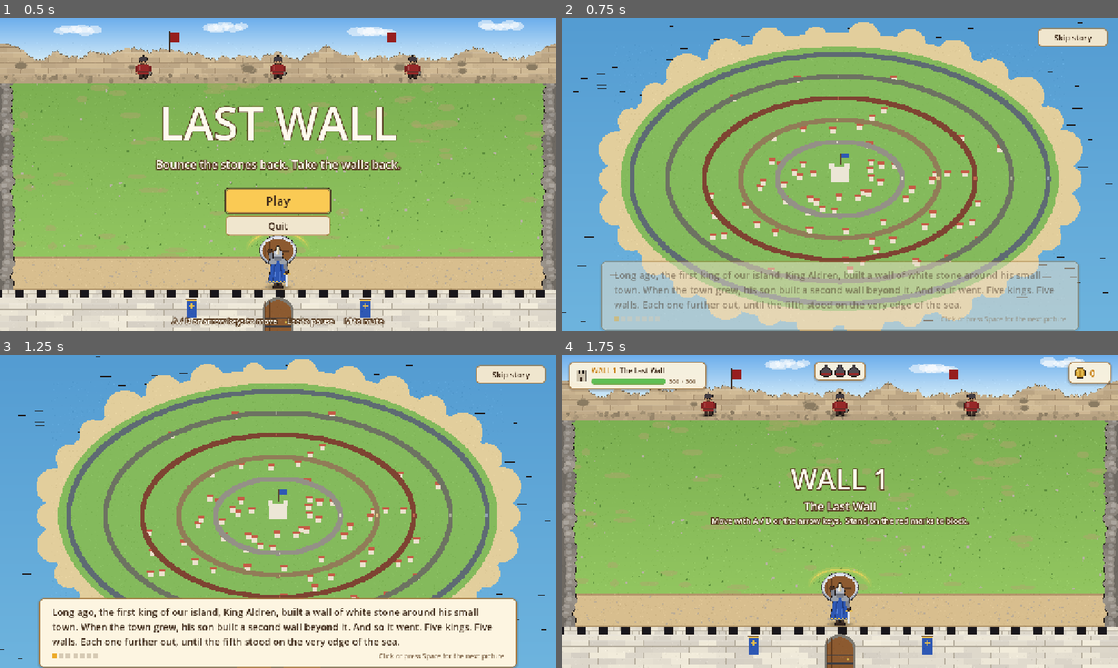
Above: before the commit, frames 1-4 (two rows, left to right).
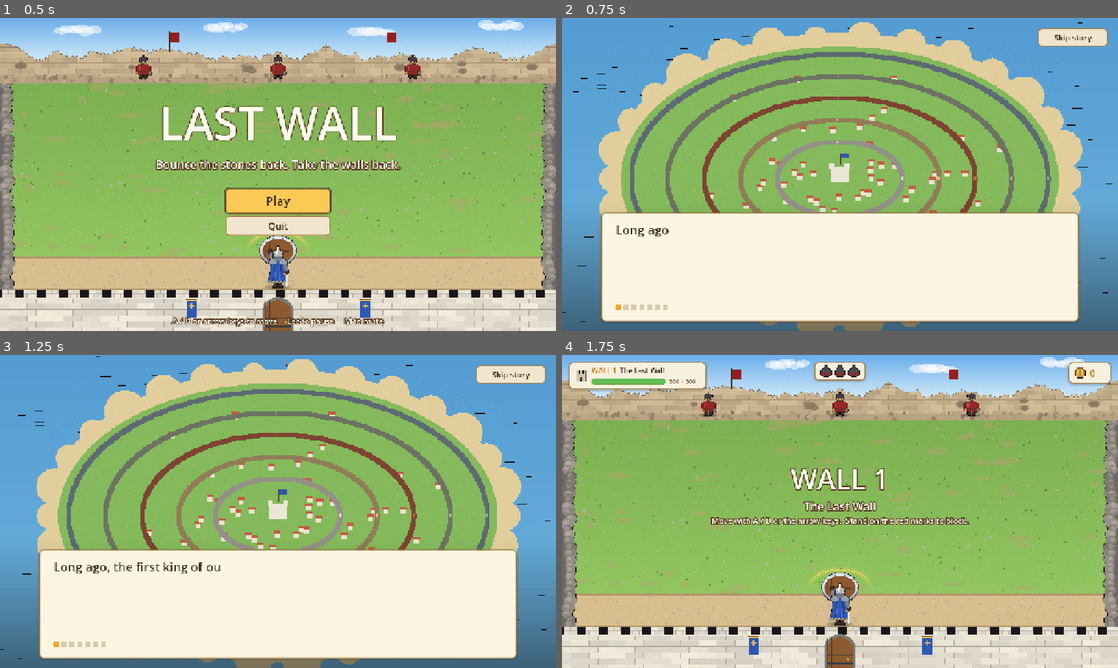
Above: after the commit, the same moments.

Repository: Belayet2/Last-Wall
Game: Godot game, scene res://scenes/main.tscn
The game is run twice, just before and just after one commit, with the same random seed, the same clock (stepped at 60 frames per second) and the same inputs.
Inputs:
- Up to frame 1 (0.5 s): no input
- Up to frame 2 (0.75 s): click "Play" at 0.5 s
- Up to frame 3 (1.25 s): no input
- Up to frame 4 (1.75 s): click "Skip story" at 1.25 s

Frame 1 is identical in both runs. In frame 2, 37% of the frame differs, in the area x 0-100%, y 62-100%; in frame 3, 23%; in frame 4, nothing differs.

Commit message:
Story is text-only: big readable narrator text that waits for a click; remove voice; art guide for making your own assets
Co-Authored-By: Claude Opus 5.5 <noreply@anthropic.com>

Diff:
--- a/last_wall_v1/scripts/audio.gd
+++ b/last_wall_v1/scripts/audio.gd
@@ -1,9 +1,6 @@
 extends Node
-## Plays sound effects and the narrator's voice. Lives under the GameState autoload,
-## so a voice line keeps playing between scenes. Use: GameState.audio.play("bounce")
-## Press M to mute / unmute everything. (There is no background music.)
-
-signal voice_finished
+## Plays sound effects. Lives under the GameState autoload. Use: GameState.audio.play("bounce")
+## Press M to mute / unmute everything. (No music and no voice.)
 
 const AudioData = preload("res://scripts/data/audio_data.gd")
 
@@ -11,7 +8,6 @@
 var _last_played := {}       # name -> time (seconds)
 var _players: Array[AudioStreamPlayer] = []
 var _next_player := 0
-var _voice: AudioStreamPlayer
 
 
 func _ready() -> void:
@@ -22,14 +18,10 @@
 			_streams[sound_name] = stream
 		else:
 			push_warning("Missing sound: " + sound_name)
-	for i in range(AudioData.VOICES):
+	for i in range(AudioData.CHANNELS):
 		var p := AudioStreamPlayer.new()
 		add_child(p)
 		_players.append(p)
-	_voice = AudioStreamPlayer.new()
-	_voice.volume_db = AudioData.VOICE_VOLUME_DB
-	_voice.finished.connect(func() -> void: voice_finished.emit())
-	add_child(_voice)
 
 
 func play(sound_name: String) -> void:
@@ -45,26 +37,6 @@
 	p.volume_db = AudioData.SFX_VOLUME_DB + float(AudioData.SOUNDS[sound_name])
 	p.pitch_scale = 1.0 + randf_range(-AudioData.PITCH_JITTER, AudioData.PITCH_JITTER)
 	p.play()
-
-
-## Plays a narrator line from assets/audio/voice/ (e.g. "narration_01").
-## Returns false if that recording does not exist yet (the game then just shows the text).
-func play_voice(line_name: String) -> bool:
-	stop_voice()
-	var stream := _find(AudioData.VOICE_FOLDER, line_name)
-	if stream == null:
-		return false
-	_voice.stream = stream
-	_voice.play()
-	return true
-
-
-func stop_voice() -> void:
-	_voice.stop()
-
-
-func is_voice_playing() -> bool:
-	return _voice.playing
 
 
 ## Quit the game cleanly: stop every sound first, then close a moment later
@@ -88,8 +60,6 @@
 	for p in _players:
 		p.stop()
 		p.stream = null
-	_voice.stop()
-	_voice.stream = null
 	_streams.clear()
 
 
--- a/last_wall_v1/scripts/data/audio_data.gd
+++ b/last_wall_v1/scripts/data/audio_data.gd
@@ -1,17 +1,15 @@
-## Sounds and the narrator's voice. Tune freely.
-## Files live in assets/audio/ (voice lines in assets/audio/voice/). For each name the game
+## Sound effects. Tune freely. (No music, no voice.)
+## Files live in assets/audio/. For each name the game
 ## loads "<name>.ogg" if it exists, otherwise "<name>.wav" (or .mp3).
 ## To replace a sound, drop in an .ogg (or .wav) with the same name.
 
 const FOLDER := "res://assets/audio/"
-const VOICE_FOLDER := "res://assets/audio/voice/"
 const EXTENSIONS := [".ogg", ".wav", ".mp3"]
 
 const SFX_VOLUME_DB := -4.0
-const VOICE_VOLUME_DB := 0.0
 const PITCH_JITTER := 0.06          # each sound plays at a slightly random pitch (+/- 6%)
 const SAME_SOUND_GAP := 0.04        # the same sound will not restart faster than this (seconds)
-const VOICES := 12                  # how many sounds can play at once
+const CHANNELS := 12                 # how many sounds can play at once
 
 ## name -> extra volume in dB (0 = normal, negative = quieter)
 const SOUNDS := {
--- a/last_wall_v1/scripts/data/story_data.gd
+++ b/last_wall_v1/scripts/data/story_data.gd
@@ -1,49 +1,38 @@
-## The narrated story. Edit freely.
-## Each slide = one picture + one line of narration.
-## "voice" = the recording in assets/audio/voice/ (e.g. narration_01.ogg). If it doesn't exist yet,
-## the text stays on screen for a time based on its length instead.
-## The full recording script is in assets/audio/voice/NARRATION_SCRIPT.md.
+## The story, told by a narrator in text (no voice). Edit freely.
+## Each slide = one picture + its text. The text types out, then waits for a click / Space.
 
-const PAUSE_AFTER_VOICE := 0.8      # seconds of silence after a line before the next picture
-const SECONDS_PER_WORD := 0.36      # reading time when there is no recording yet
-const MIN_SLIDE_TIME := 4.0
-const FADE_TIME := 0.8              # crossfade between pictures
-const ZOOM := 1.06                  # pictures slowly zoom in to this size while shown
+const TYPE_CHARS_PER_SECOND := 45.0  # how fast the text types out (click to show it all at once)
+const TEXT_SIZE := 28                # story text size
+const FADE_TIME := 0.8               # crossfade between pictures
+const ZOOM := 1.06                   # pictures slowly zoom in to this size while shown
 
 const SLIDES := [
 	{
 		"image": "story_map",
-		"voice": "narration_01",
 		"text": "Long ago, the first king of our island, King Aldren, built a wall of white stone around his small town. When the town grew, his son built a second wall beyond it. And so it went. Five kings. Five walls. Each one further out, until the fifth stood on the very edge of the sea.",
 	},
 	{
 		"image": "story_kings",
-		"voice": "narration_02",
 		"text": "Aldren. Berin. Corwin. Doran. Edmund. For two hundred years their walls kept us safe. But the people loved t …(188 unchanged characters)…
 	},
 	{
 		"image": "story_field",
-		"voice": "narration_03",
 		"text": "Then the raiders came from across the sea. We fought them on every wall... and we won. But victory has a price. Most of our soldiers never came home.",
 	},
 	{
 		"image": "story_ships",
-		"voice": "narration_04",
 		"text": "We had only just buried our brave ones when the watchmen saw sails on the horizon. More ships than before. Many more. And this time, there was no army left to stop them.",
 	},
 	{
 		"image": "story_map_fallen",
-		"voice": "narration_05",
 		"text": "The Sea Wall fell first. Then Doran's wall, then Corwin's, then Berin's. Within a week, only one wall still stood. The Last Wall.",
 	},
 	{
 		"image": "story_king_calls",
-		"voice": "narration_06",
 		"text": "The old king did not call for a general. He did not call for an army. There was none left. He called for one soldier, with one shield. \"Call the hero.\"",
 	},
 	{
 		"image": "story_hero",
-		"voice": "narration_07",
 		"text": "Hold the Last Wall. Take the others back, one by one, all the way to the sea. And whatever they throw at you... bounce it back.",
 	},
 ]
@@ -51,13 +40,11 @@
 const WIN := {
 	"title": "Victory!",
 	"portrait": "portrait_king",
-	"voice": "narration_win",
 	"text": "One by one, the walls were taken back. The great flagship sank beneath the waves, and the sea grew quiet again. Five kings built our walls. One hero brought them home.",
 }
 
 const LOSE := {
 	"title": "Defeat",
 	"portrait": "portrait_commander",
-	"voice": "narration_lose",
 	"text": "The Last Wall has fallen. But walls can be rebuilt... and heroes can rise again.",
 }
--- a/last_wall_v1/scripts/ui/end_screen.gd
+++ b/last_wall_v1/scripts/ui/end_screen.gd
@@ -1,6 +1,6 @@
 extends Control
 ## Win / lose screen (reads GameState.last_result). Throne room, a portrait, the narrator's closing line
-## (with the recorded voice if it exists) and a few stats.
+## and a few stats.
 
 const StoryData = preload("res://scripts/data/story_data.gd")
 const ArtData = preload("res://scripts/data/art_data.gd")
@@ -14,8 +14,6 @@
 	var won := GameState.last_result == "win"
 	var info: Dictionary = StoryData.WIN if won else StoryData.LOSE
 	GameState.audio.play("victory" if won else "defeat")
-	var voice: String = info["voice"]
-	create_tween().tween_callback(func() -> void: GameState.audio.play_voice(voice)).set_delay(1.6)   # after the jingle
 
 	var bg := TextureRect.new()
 	bg.texture = ArtData.texture("story_throne_room")
@@ -73,11 +71,9 @@
 
 
 func _play_again() -> void:
-	GameState.audio.stop_voice()
 	GameState.reset()
 	get_tree().change_scene_to_file("res://scenes/game.tscn")
 
 
 func _to_menu() -> void:
-	GameState.audio.stop_voice()
 	get_tree().change_scene_to_file("res://scenes/main.tscn")
--- a/last_wall_v1/scripts/ui/story.gd
+++ b/last_wall_v1/scripts/ui/story.gd
@@ -1,20 +1,25 @@
 extends Control
-## The narrated opening: a slideshow of pictures with the narrator's voice and subtitles.
-## A slide moves on when its voice line ends (or after a reading time if not recorded yet).
-## Click / Space / Enter = next slide. "Skip story" jumps straight into the game.
+## The opening story: a slideshow of pictures, told in text by a narrator.
+## The text types out, then waits: click / Space / Enter = show all text, then next picture.
+## "Skip story" jumps straight into the game.
 
 const StoryData = preload("res://scripts/data/story_data.gd")
 const ArtData = preload("res://scripts/data/art_data.gd")
 const UI = preload("res://scripts/ui/ui_style.gd")
 
+const BOX_WIDTH := 1100.0
+const BOX_BOTTOM_GAP := 22.0
+
 var _index := -1
 var _pictures: Array[TextureRect] = []
 var _front := 0
-var _subtitle: Label
 var _box: PanelContainer
+var _text: Label
+var _hint: Label
 var _dots: Array[ColorRect] = []
-var _wait := -1.0            # seconds left on this slide (-1 = waiting for the voice to end)
+var _typing: Tween
 var _zoom: Tween
+var _hint_pulse: Tween
 var _leaving := false
 
 
@@ -37,17 +42,35 @@
 		add_child(pic)
 		_pictures.append(pic)
 
-	_box = UI.panel(30, 16, true)
-	_box.position = Vector2(90, 560)
-	_box.custom_minimum_size = Vector2(1100, 130)
+	# soft shadow at the bottom so the text box stands out from any picture
+	var shade := TextureRect.new()
+	var grad := Gradient.new()
+	grad.colors = PackedColorArray([Color(0, 0, 0, 0), Color(0, 0, 0, 0.45)])
+	var gt := GradientTexture2D.new()
+	gt.gradient = grad
+	gt.fill_from = Vector2(0, 0)
+	gt.fill_to = Vector2(0, 1)
+	shade.texture = gt
+	shade.expand_mode = TextureRect.EXPAND_IGNORE_SIZE
+	shade.stretch_mode = TextureRect.STRETCH_SCALE
+	shade.position = Vector2(0, 420)
+	shade.size = Vector2(1280, 300)
+	shade.mouse_filter = Control.MOUSE_FILTER_IGNORE
+	add_child(shade)
+
+	# the text box: solid parchment, big dark text, grows upward from the bottom
+	_box = UI.panel(34, 20, true)
+	_box.custom_minimum_size = Vector2(BOX_WIDTH, 0)
 	add_child(_box)
 	var col := VBoxContainer.new()
-	col.add_theme_constant_override("separation", 6)
+	col.add_theme_constant_override("separation", 10)
 	_box.add_child(col)
-	_subtitle = UI.label("", 22)
-	_subtitle.autowrap_mode = TextServer.AUTOWRAP_WORD_SMART
-	_subtitle.custom_minimum_size = Vector2(1040, 72)
-	col.add_child(_subtitle)
+	_text = UI.label("", StoryData.TEXT_SIZE)
+	_text.autowrap_mode = TextServer.AUTOWRAP_WORD_SMART
+	_text.custom_minimum_size = Vector2(BOX_WIDTH - 68, 0)
+	_text.add_theme_constant_override("line_spacing", 6)
+	_text.visible_characters_behavior = TextServer.VC_CHARS_AFTER_SHAPING   # box keeps its size while typing
+	col.add_child(_text)
 	var bottom := HBoxContainer.new()
 	col.add_child(bottom)
 	var dots := HBoxContainer.new()
@@ -57,11 +80,12 @@
 	bottom.add_child(dots)
 	for i in range(StoryData.SLIDES.size()):
 		var d := ColorRect.new()
-		d.custom_minimum_size = Vector2(10, 10)
+		d.custom_minimum_size = Vector2(12, 12)
 		d.mouse_filter = Control.MOUSE_FILTER_IGNORE
 		dots.add_child(d)
 		_dots.append(d)
-	bottom.add_child(UI.label("Click or press Space for the next picture", 15, UI.INK_SOFT))
+	_hint = UI.label("Click or press Space to continue  >", 18, UI.ACCENT)
+	bottom.add_child(_hint)
 
 	var skip := UI.button("Skip story", false, Vector2(160, 42), 18)
 	skip.focus_mode = Control.FOCUS_NONE     # so Space never presses it by accident
@@ -69,15 +93,7 @@
 	skip.pressed.connect(_start_game)
 	add_child(skip)
 
-	GameState.audio.voice_finished.connect(_on_voice_finished)
 	_next()
-
-
-func _process(delta: float) -> void:
-	if _wait > 0.0:
-		_wait -= delta
-		if _wait <= 0.0:
-			_next()
 
 
 func _unhandled_input(event: InputEvent) -> void:
@@ -86,7 +102,12 @@
 	if clicked or event.is_action_pressed("ui_accept"):
 		get_viewport().set_input_as_handled()
 		GameState.audio.play("click")
-		_next()
+		if _typing and _typing.is_running():
+			_typing.kill()                   # first click: show the whole text
+			_text.visible_ratio = 1.0
+			_show_hint()
+		else:
+			_next()
 
 
 func _next() -> void:
@@ -108,34 +129,47 @@
 	pic.scale = Vector2.ONE
 	move_child(pic, old.get_index())         # new picture goes under the old one, then the old fades out
 	pic.modulate.a = 1.0
-	var fade := create_tween()
-	fade.tween_property(old, "modulate:a", 0.0, StoryData.FADE_TIME)
+	create_tween().tween_property(old, "modulate:a", 0.0, StoryData.FADE_TIME)
 	if _zoom:
 		_zoom.kill()
 	_zoom = create_tween()
 	_zoom.tween_property(pic, "scale", Vector2.ONE * StoryData.ZOOM, 14.0)
 
+	# the text types out, then the "continue" hint appears
 	var text: String = slide["text"]
-	_subtitle.text = text
-	_box.modulate.a = 0.0
-	create_tween().tween_property(_box, "modulate:a", 1.0, 0.4)
-
-	if GameState.audio.play_voice(slide["voice"]):
-		_wait = -1.0                         # move on when the voice line ends
-	else:
-		var words := text.split(" ").size()
-		_wait = maxf(StoryData.MIN_SLIDE_TIME, words * StoryData.SECONDS_PER_WORD)
+	_text.text = text
+	_text.visible_ratio = 0.0
+	_place_box()
+	call_deferred("_place_box")
+	_hint.modulate.a = 0.0
+	if _hint_pulse:
+		_hint_pulse.kill()
+	if _typing:
+		_typing.kill()
+	_typing = create_tween()
+	_typing.tween_property(_text, "visible_ratio", 1.0, text.length() / StoryData.TYPE_CHARS_PER_SECOND)
+	_typing.tween_callback(_show_hint)
 
 
-func _on_voice_finished() -> void:
-	if _wait < 0.0 and not _leaving:
-		_wait = StoryData.PAUSE_AFTER_VOICE
+## Keeps the box centered at the bottom; it grows upward for longer text.
+func _place_box() -> void:
+	_box.reset_size()
+	var h := _box.get_combined_minimum_size().y
+	_box.position = Vector2((1280.0 - BOX_WIDTH) * 0.5, 720.0 - BOX_BOTTOM_GAP - h)
+
+
+func _show_hint() -> void:
+	if _hint_pulse:
+		_hint_pulse.kill()
+	_hint.modulate.a = 1.0
+	_hint_pulse = create_tween().set_loops()
+	_hint_pulse.tween_property(_hint, "modulate:a", 0.35, 0.7).set_trans(Tween.TRANS_SINE)
+	_hint_pulse.tween_property(_hint, "modulate:a", 1.0, 0.7).set_trans(Tween.TRANS_SINE)
 
 
 func _start_game() -> void:
 	if _leaving:
 		return
 	_leaving = true
-	GameState.audio.stop_voice()
 	GameState.reset()
 	get_tree().change_scene_to_file("res://scenes/game.tscn")
Not shown, changed: last_wall_v1/CLAUDE.md
Not shown, removed: last_wall_v1/assets/audio/voice/NARRATION_SCRIPT.md
